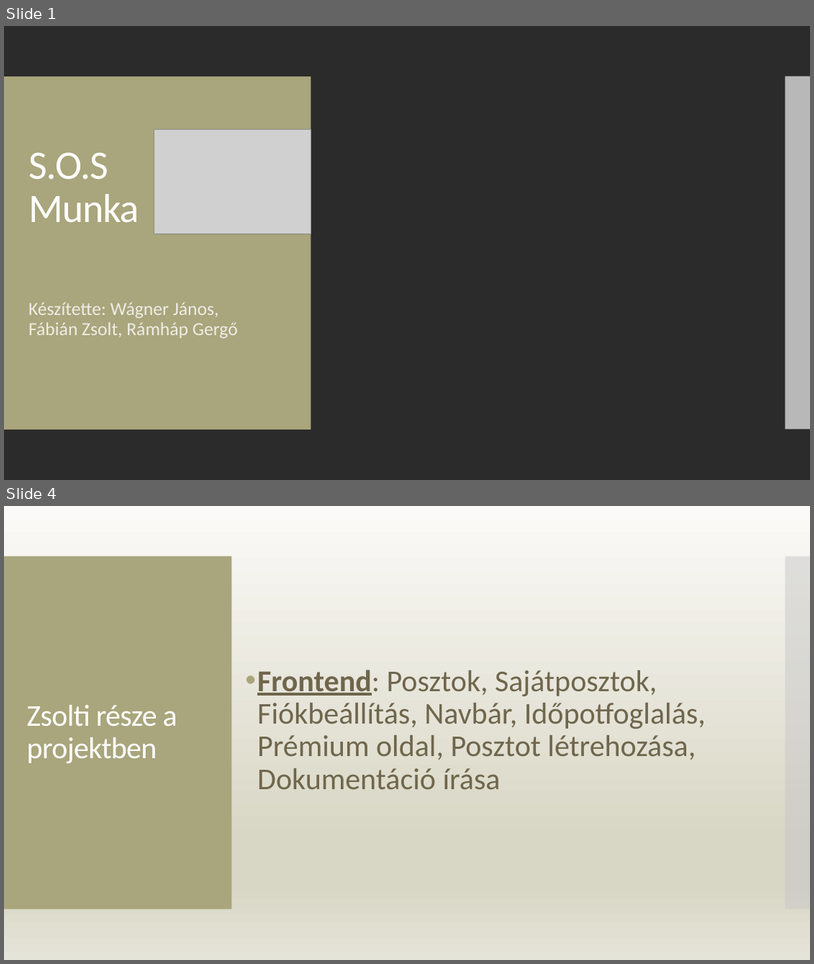
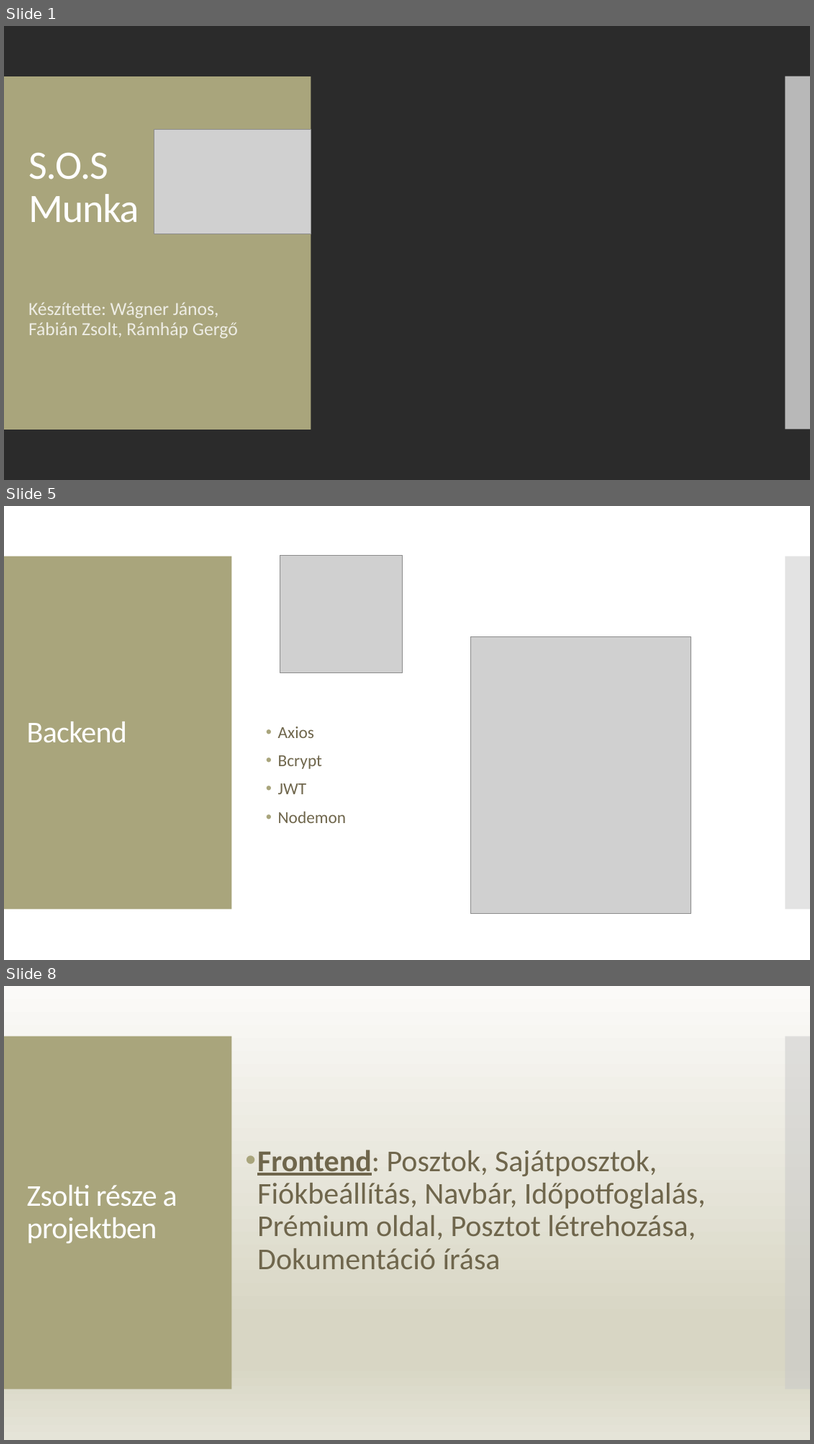
Before and after one commit to ramhap00/ramhapgergo, a slide deck: prezentáció.pptx. Shown one above the other, each under a label of ours: slides 1 and 4 before the commit, slides 1, 5 and 8 after it; the slides between them are not shown. The pictures are 814x964 and 814x1444 pixels, drawn with LibreOffice and Linux fonts; fonts in the diff are those of the drawing; grey boxes stand for pictures; background and template pictures are left out; a plain dark background stands for a picture behind light text. Boxes give left, top, right and bottom in pixels: in the first picture for what was removed or moved away, otherwise in the second. Text is boxed around its words. In the diff, an @@ line names an element or a change of style, - is before the commit and + after.

```diff
--- a/prezentáció.pptx
+++ b/prezentáció.pptx
@@ slide 5 added at (x1=4, y1=506, x2=810, y2=960), background #FFFFFF; not listed: 2 template elements that a slide beside it also shows @@
@@ picture added at (x1=280, y1=555, x2=402, y2=672) @@
@@ picture added at (x1=471, y1=636, x2=691, y2=913) @@
@@ title added at (x1=27, y1=721, x2=127, y2=742), 36 pt, text #FFFFFF @@
+Backend
@@ text added at (x1=278, y1=726, x2=347, y2=823), 20 pt, text #6F664C @@
+• Axios
+• Bcrypt
+• JWT
+• Nodemon
@@ what was slide 4 is now slide 8 @@
```
Also in this commit, not shown: 5 other slides added, 2 slides removed.
